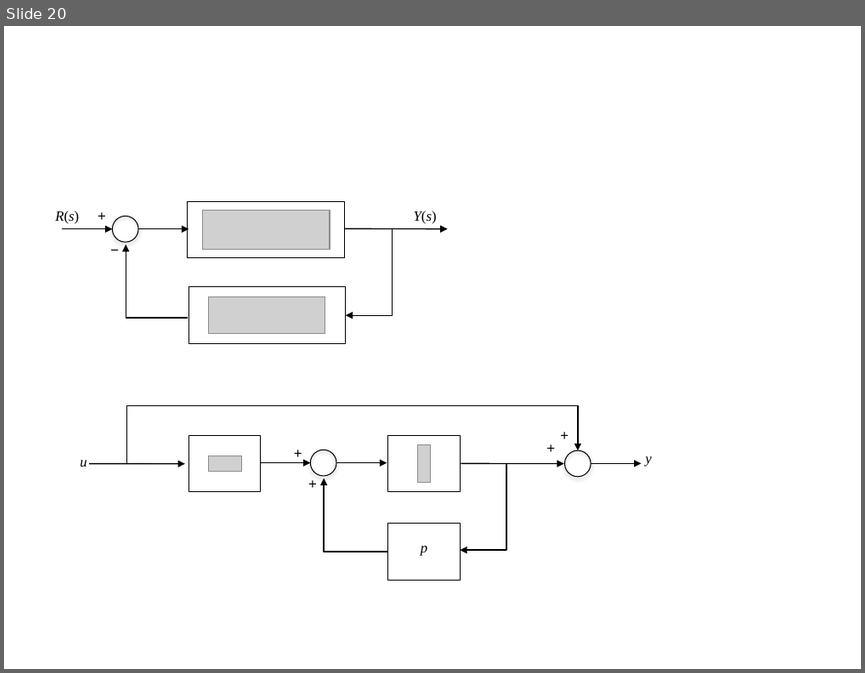
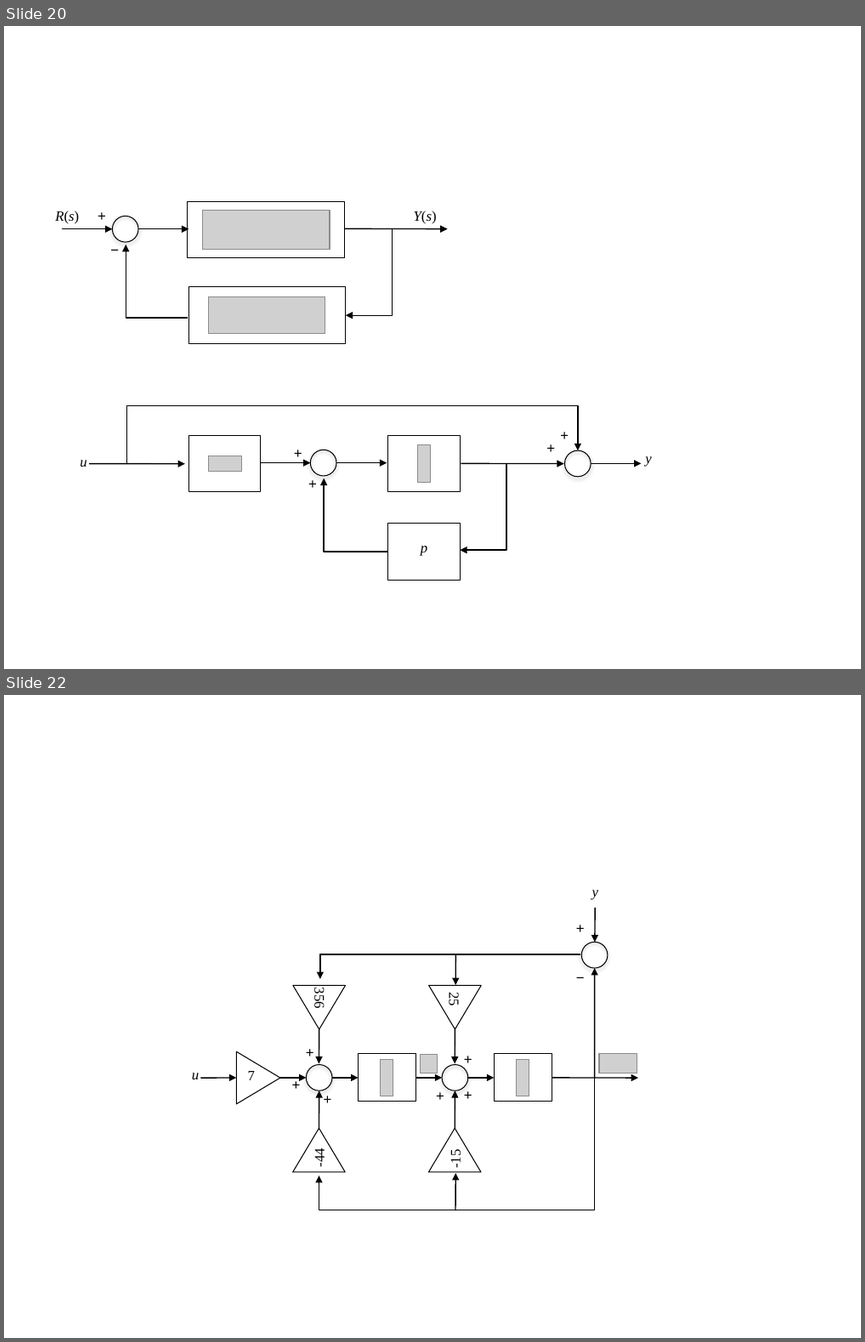
Before and after one commit to cpjobling/EGLM03-Resources, a slide deck: DigitalSystems/Lecture12/pictures/pictures-converted.pptx. Shown one above the other, each under a label of ours: slide 20 before the commit, slides 20 and 22 after it; the slides between them are not shown. The pictures are 865x673 and 865x1342 pixels, drawn with LibreOffice and Linux fonts; fonts in the diff are those of the drawing; grey boxes stand for pictures. Boxes give left, top, right and bottom in pixels: in the first picture for what was removed or moved away, otherwise in the second. Text is boxed around its words. In the diff, an @@ line names an element or a change of style, - is before the commit and + after.

```diff
--- a/DigitalSystems/Lecture12/pictures/pictures-converted.pptx
+++ b/DigitalSystems/Lecture12/pictures/pictures-converted.pptx
@@ slide 22 added at bbox=[4, 695, 861, 1338], background #FFFFFF @@
@@ group added at bbox=[192, 890, 638, 1210]: 15 texts, 14 arrows, 5 triangles, 4 pictures, 3 ellipses, 2 rectangles, 2 elbow arrows @@
+-44
+-15
+356
+25
+7
+u
++
++
++
++
++
++
++
+−
+y
```
Also in this commit, not shown: 1 slide changed.
